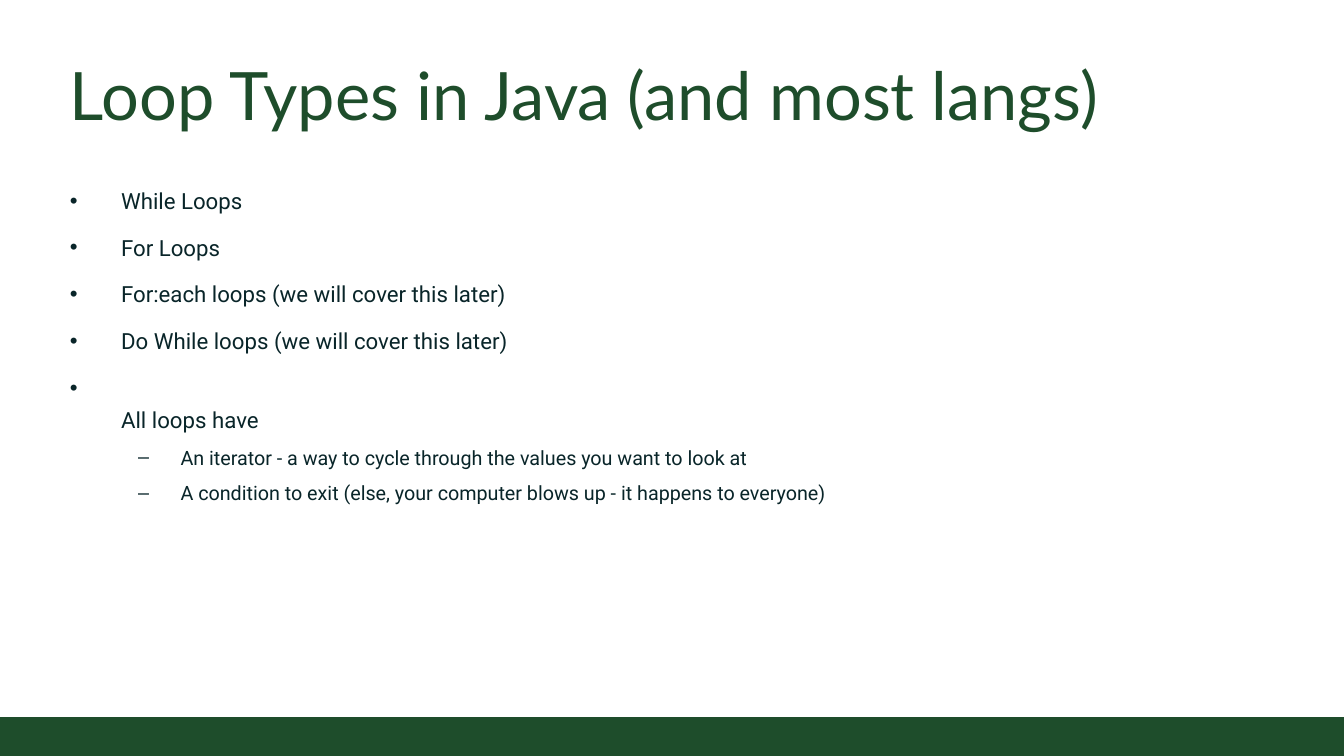
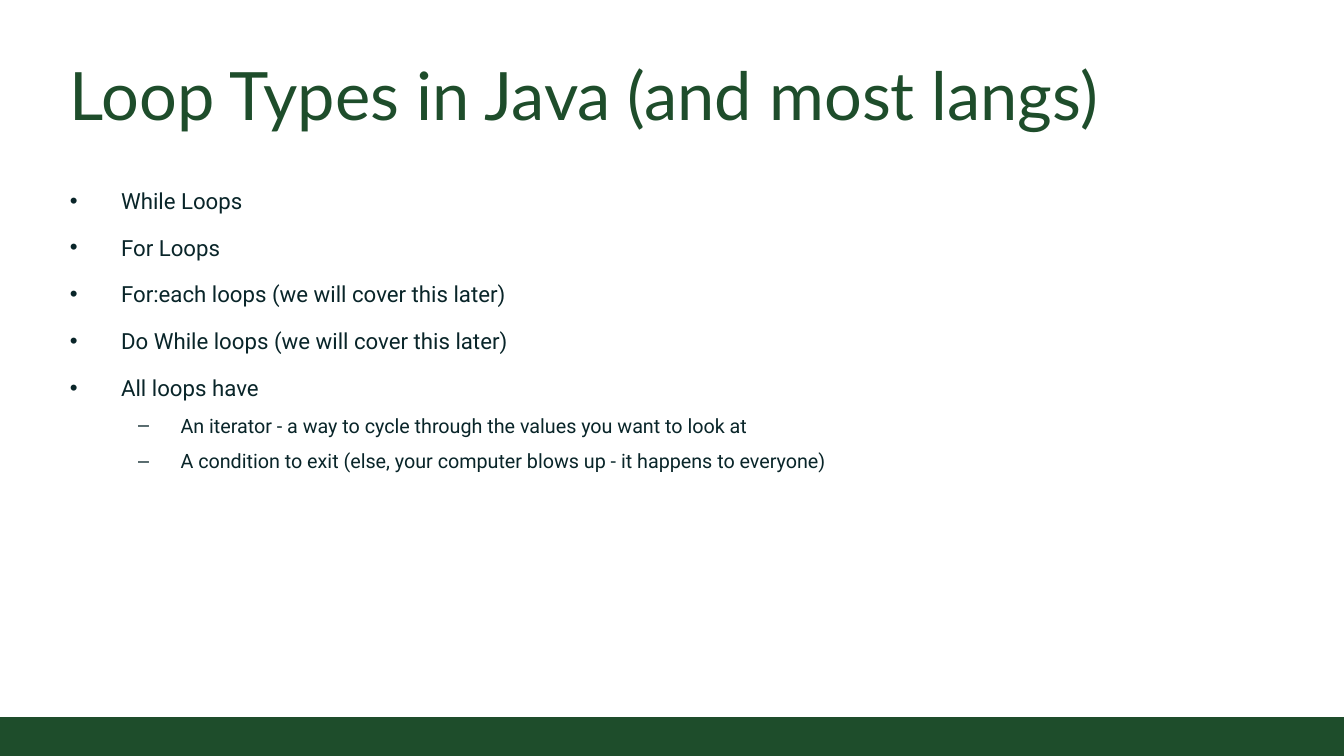
Before and after one commit to CSU-CompSci-CS163-4/Handouts, a slide deck: slide 4 of slides/On-Campus/03_02_Loops.pptx. Drawn at 1344x756 pixels with LibreOffice and Linux fonts; fonts in the diff are those of the drawing; background and template pictures are left out. Boxes give left, top, right and bottom in pixels: in the first picture for what was removed or moved away, otherwise in the second. Text is boxed around its words. In the diff, an @@ line names an element or a change of style, - is before the commit and + after.

```diff
--- a/slides/On-Campus/03_02_Loops.pptx
+++ b/slides/On-Campus/03_02_Loops.pptx
@@ text "While Loops" rewrapped from <box>121,192,826,505</box> to <box>121,192,826,473</box> @@
```
Also in this commit, not shown: 3 slides added.
